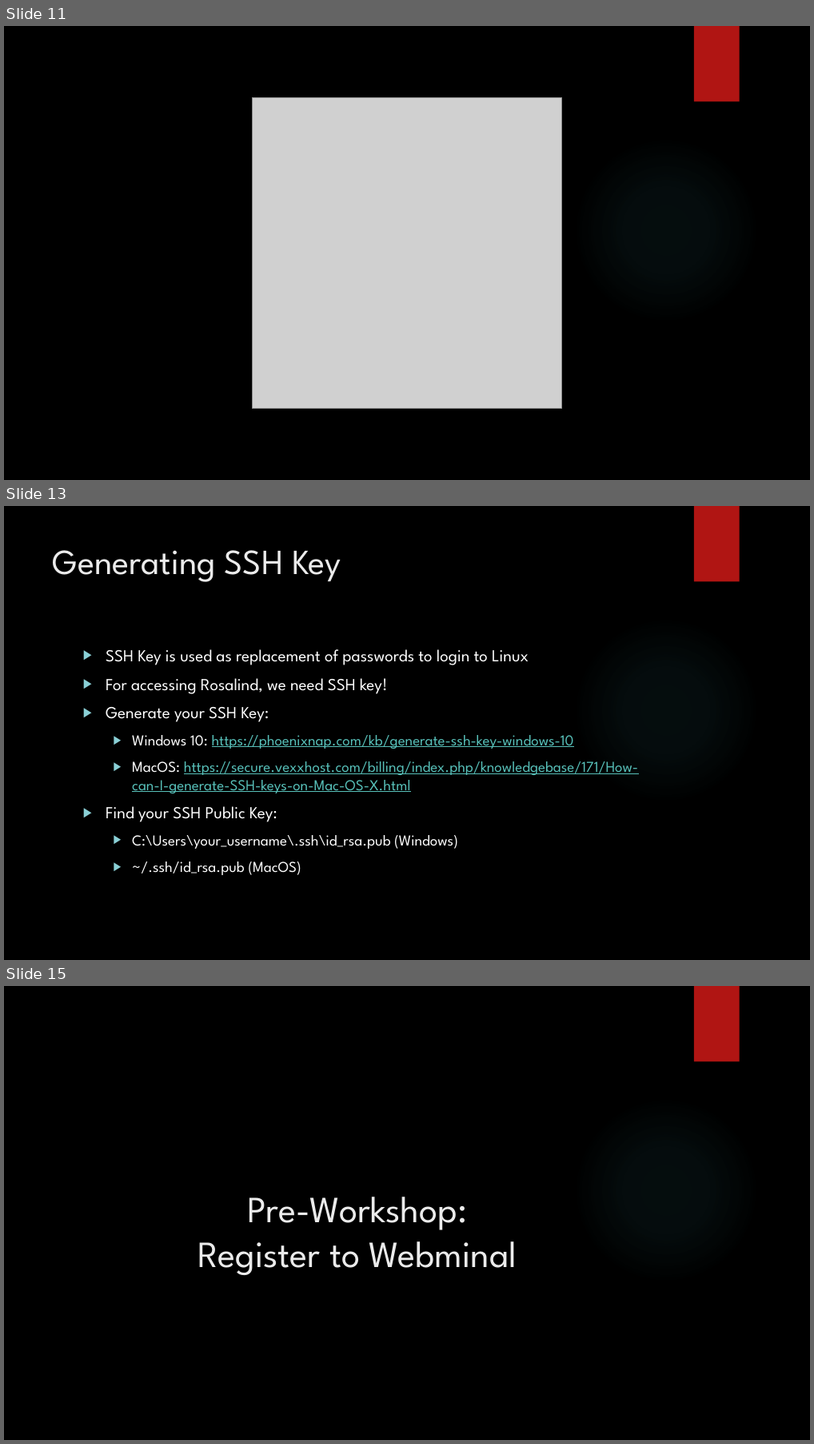
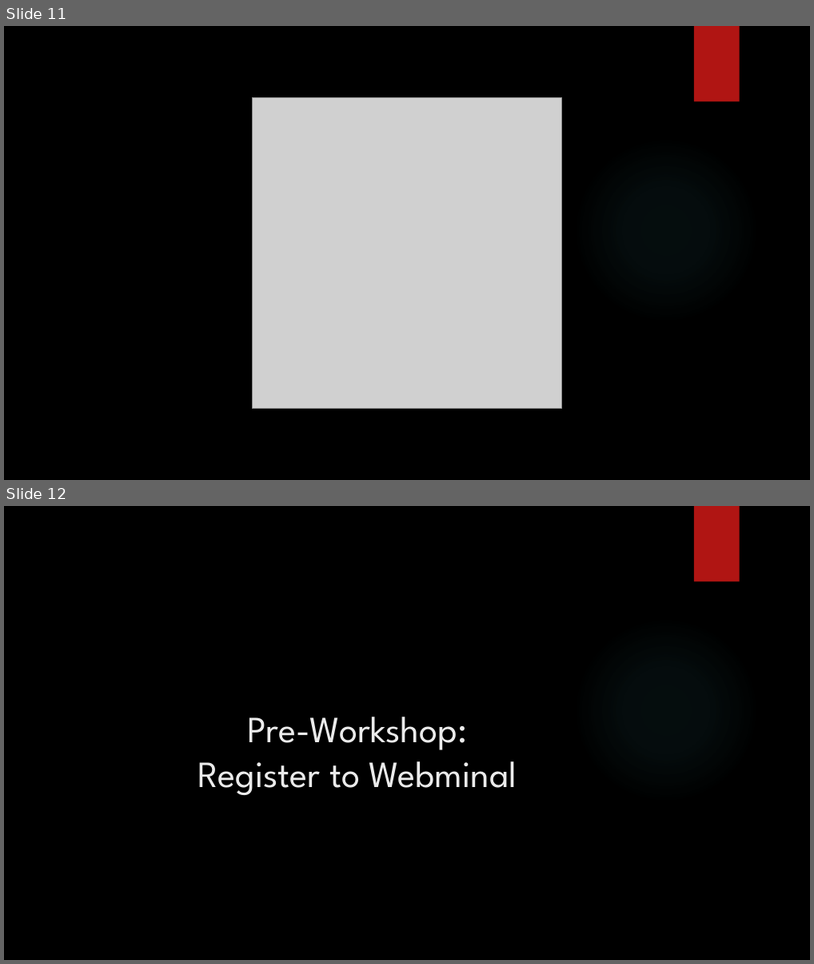
Before and after one commit to sysmedicine/KCLModule2_2022, a slide deck: IntroductionLinux/IntroToLinux_Day1_2022.pptx. Shown one above the other, each under a label of ours: slides 11, 13 and 15 before the commit, slides 11 and 12 after it; the slides between them are not shown. The pictures are 814x1444 and 814x964 pixels, drawn with LibreOffice and Linux fonts; fonts in the diff are those of the drawing; grey boxes stand for pictures; background and template pictures are left out. Boxes give left, top, right and bottom in pixels: in the first picture for what was removed or moved away, otherwise in the second. Text is boxed around its words. In the diff, an @@ line names an element or a change of style, - is before the commit and + after.

```diff
--- a/IntroductionLinux/IntroToLinux_Day1_2022.pptx
+++ b/IntroductionLinux/IntroToLinux_Day1_2022.pptx
@@ slide 13 removed at box(4, 506, 810, 960), background picture (left out); not listed: 2 template elements that a slide beside it also shows @@
@@ title removed at box(53, 550, 342, 582) @@
-Generating SSH Key
@@ text removed at box(106, 649, 638, 875) @@
-▶ SSH Key is used as replacement of passwords to login to Linux
-▶ For accessing Rosalind, we need SSH key!
-▶ Generate your SSH Key:
-  ▶ Windows 10: https://phoenixnap.com/kb/generate-ssh-key-windows-10
-  ▶ MacOS: https://secure.vexxhost.com/billing/index.php/knowledgebase/171/How-can-I-generate-SSH-keys-on-Mac-OS-X.html
-▶ Find your SSH Public Key:
-  ▶ C:\Users\your_username\.ssh\id_rsa.pub (Windows)
-  ▶ ~/.ssh/id_rsa.pub (MacOS)
@@ what was slide 15 is now slide 12 @@
```
Also in this commit, not shown: 2 slides changed, 4 other slides removed, 1 other file.
